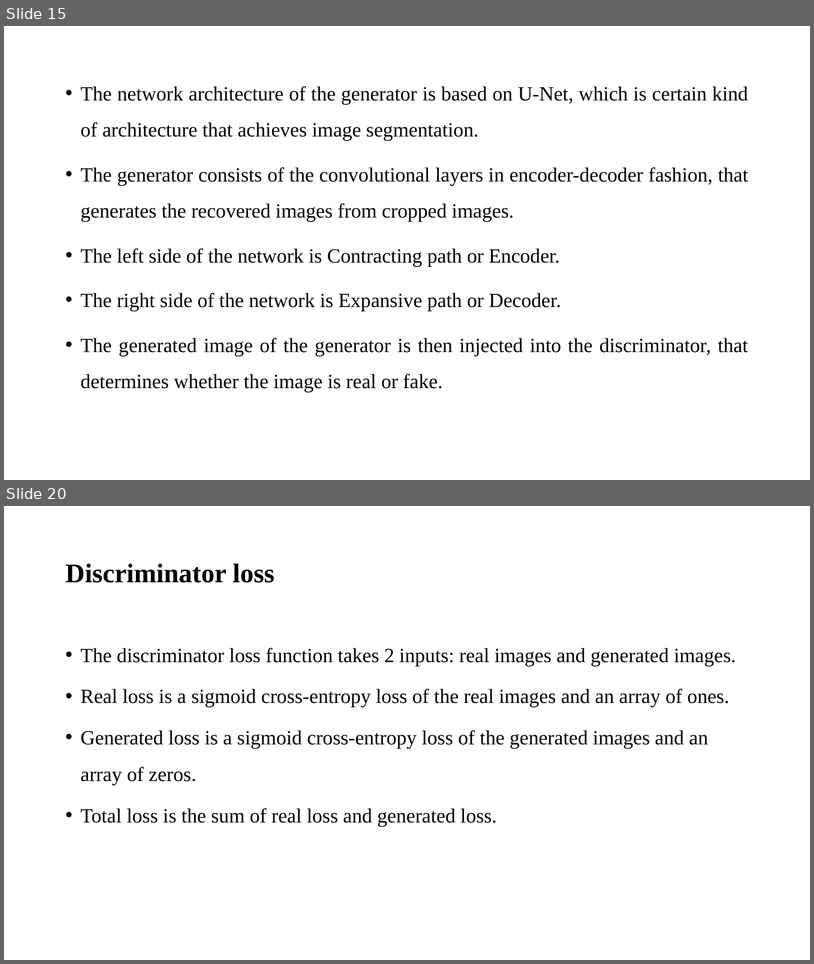
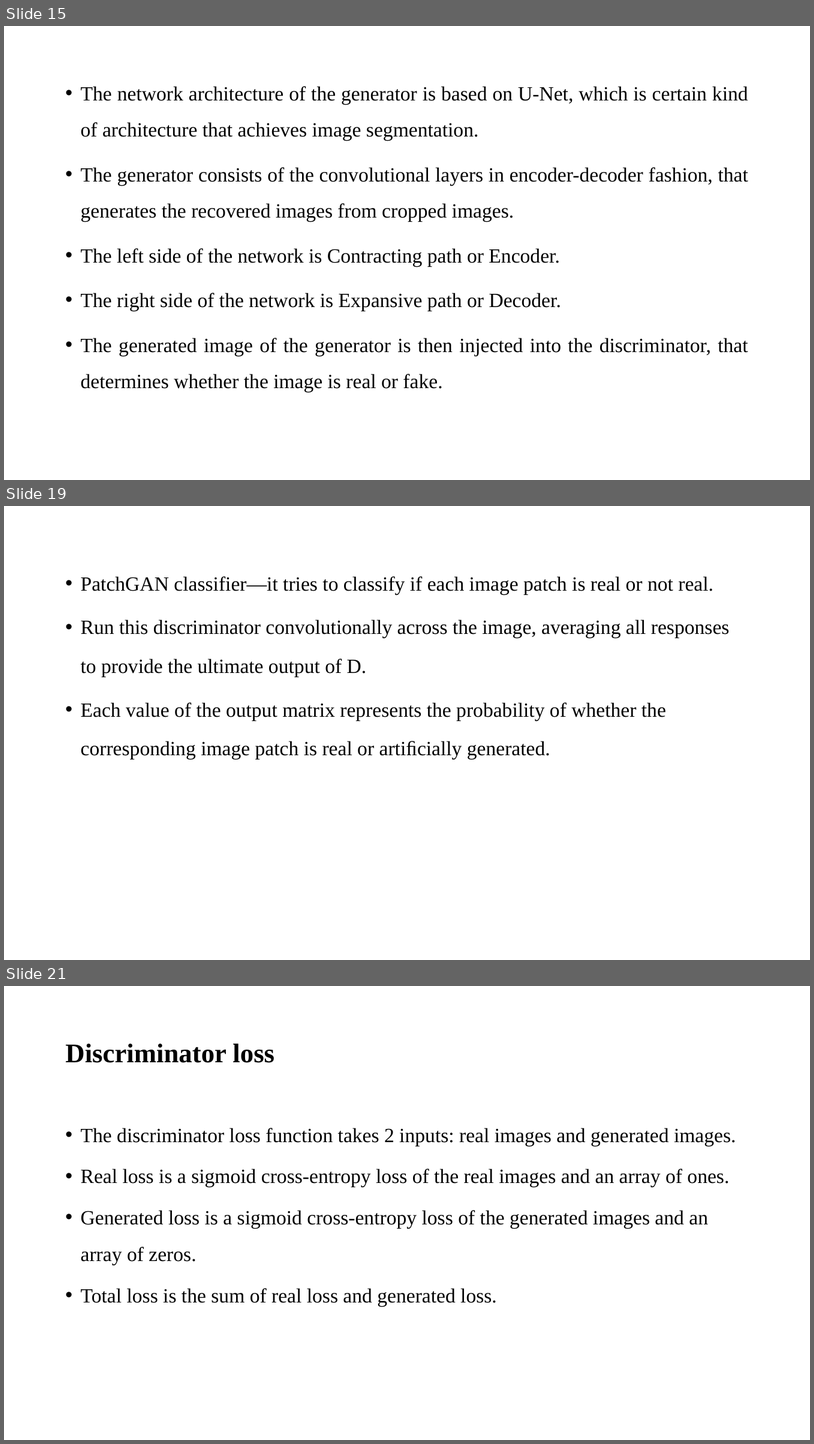
Before and after one commit to sujanW0W/MajorProject, a slide deck: Image Inpainting/Image inpainting.pptx. Shown one above the other, each under a label of ours: slides 15 and 20 before the commit, slides 15, 19 and 21 after it; the slides between them are not shown. The pictures are 814x964 and 814x1444 pixels, drawn with LibreOffice and Linux fonts; fonts in the diff are those of the drawing. Boxes give left, top, right and bottom in pixels: in the first picture for what was removed or moved away, otherwise in the second. Text is boxed around its words. In the diff, an @@ line names an element or a change of style, - is before the commit and + after.

```diff
--- a/Image Inpainting/Image inpainting.pptx
+++ b/Image Inpainting/Image inpainting.pptx
@@ slide 19 added at box(4, 506, 810, 960), background #FFFFFF @@
@@ text added at box(81, 576, 730, 759), 24 pt, text #000000 @@
+• PatchGAN classifier—it tries to classify if each image patch is real or not real.
+• Run this discriminator convolutionally across the image, averaging all responses to provide the ultimate output of D.
+• Each value of the output matrix represents the probability of whether the corresponding image patch is real or artiﬁcially generated.
@@ what was slide 20 is now slide 21 @@
```
Also in this commit, not shown: 4 slides changed, 4 other slides added, 3 slides removed, 1 other file.
